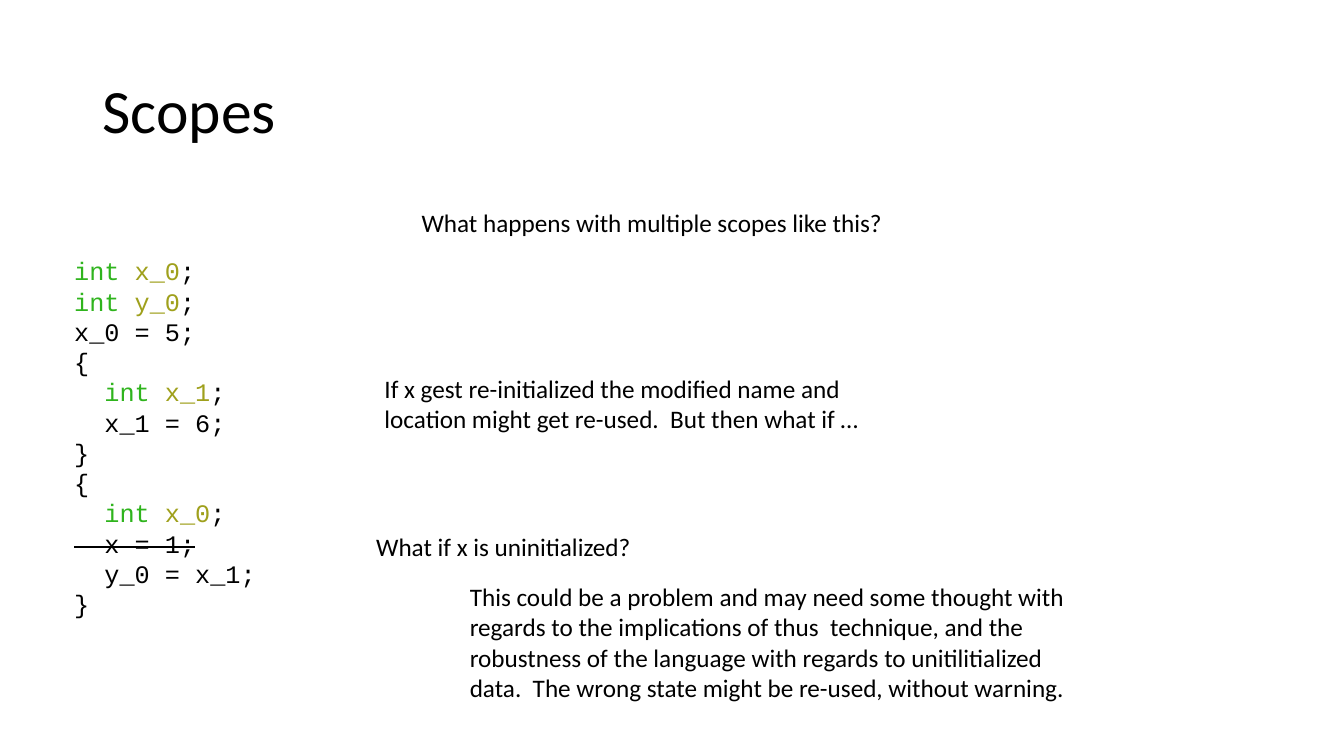
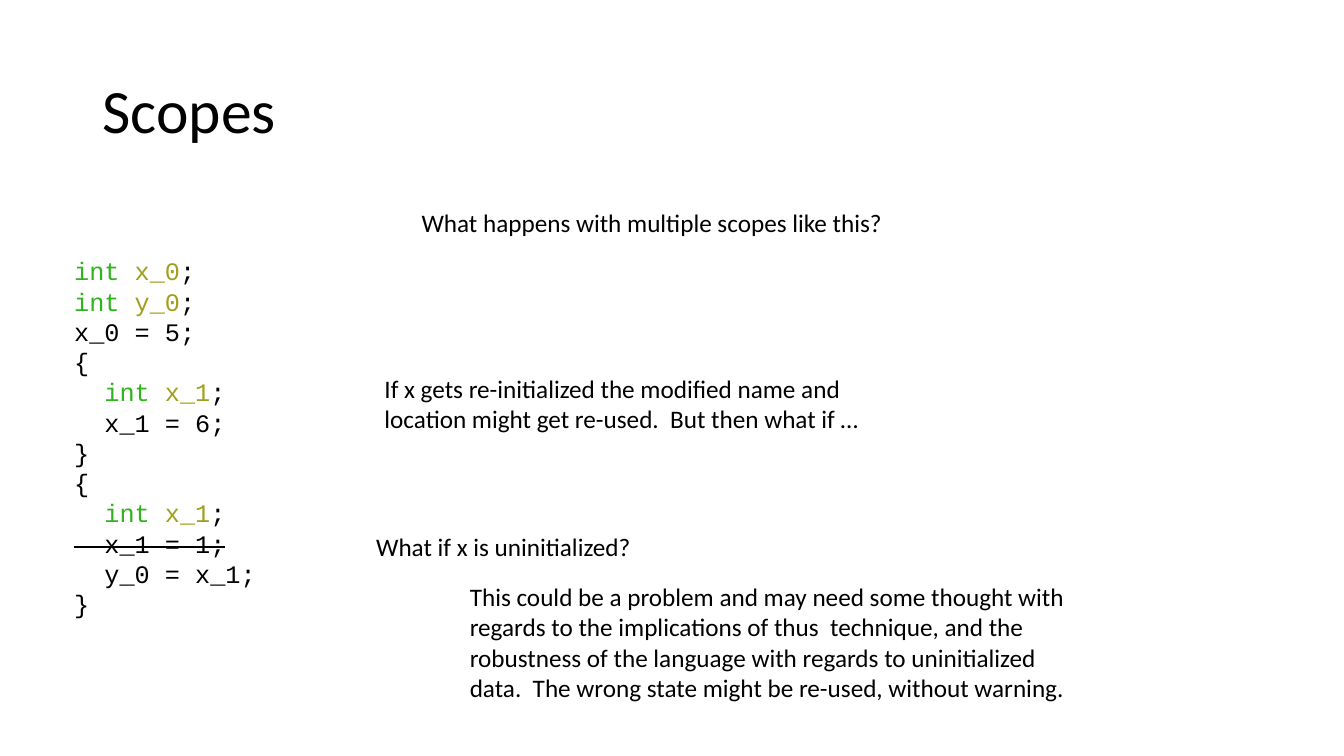
Before and after one commit to siero/CSE110A-W26, a slide deck: slide 106 of PDFS/C110-M3-04-FUNCTIONS-IR-SCOPE.pptx (slide 105 before the commit). Drawn at 1344x756 pixels with LibreOffice and Linux fonts; fonts in the diff are those of the drawing. Boxes give left, top, right and bottom in pixels: in the first picture for what was removed or moved away, otherwise in the second. Text is boxed around its words. In the diff, an @@ line names an element or a change of style, - is before the commit and + after.

Commit message:
Make changes to C110-M3-04-FUNCTIONS-IR-SCOPE.*

```diff
--- a/PDFS/C110-M3-04-FUNCTIONS-IR-SCOPE.pptx
+++ b/PDFS/C110-M3-04-FUNCTIONS-IR-SCOPE.pptx
@@ text at bbox=[384, 380, 840, 433]: text changed @@
-If x gest re-initialized the modified name and location might get re-used. But then what if …
+If x gets re-initialized the modified name and location might get re-used. But then what if …
@@ text at bbox=[104, 504, 225, 558]: text changed @@
-int x_0;
-x = 1;
+int x_1;
+x_1 = 1;
@@ text at bbox=[470, 588, 1063, 702]: text changed @@
-This could be a problem and may need some thought with regards to the implications of thus technique, and the robustness of the language with regards to unitilitialized data. The wrong state might be re-used, without warning.
+This could be a problem and may need some thought with regards to the implications of thus technique, and the robustness of the language with regards to uninitialized data. The wrong state might be re-used, without warning.
```
Also in this commit, not shown: 51 other slides changed, 4 slides added, 4 slides removed, 1 other file.
